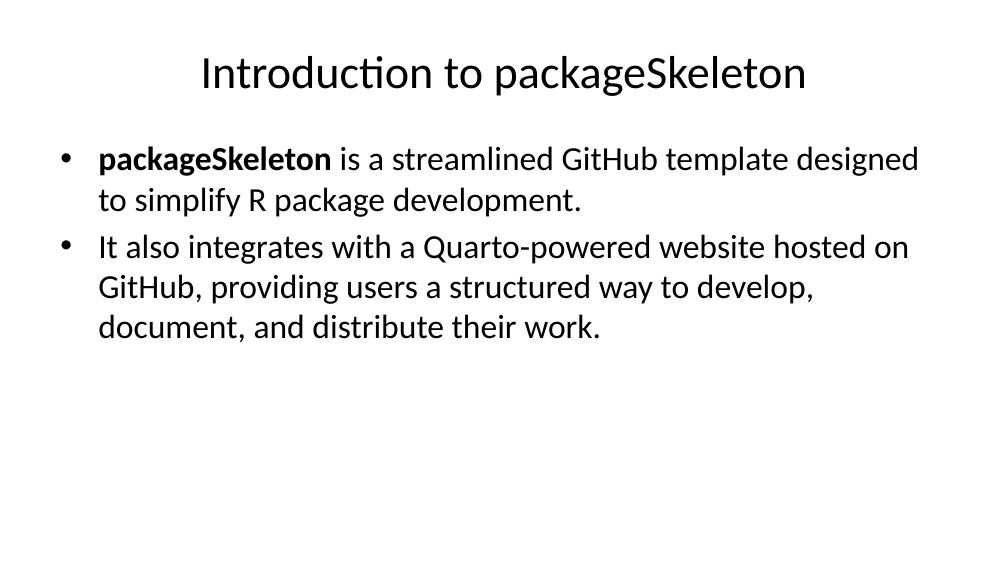
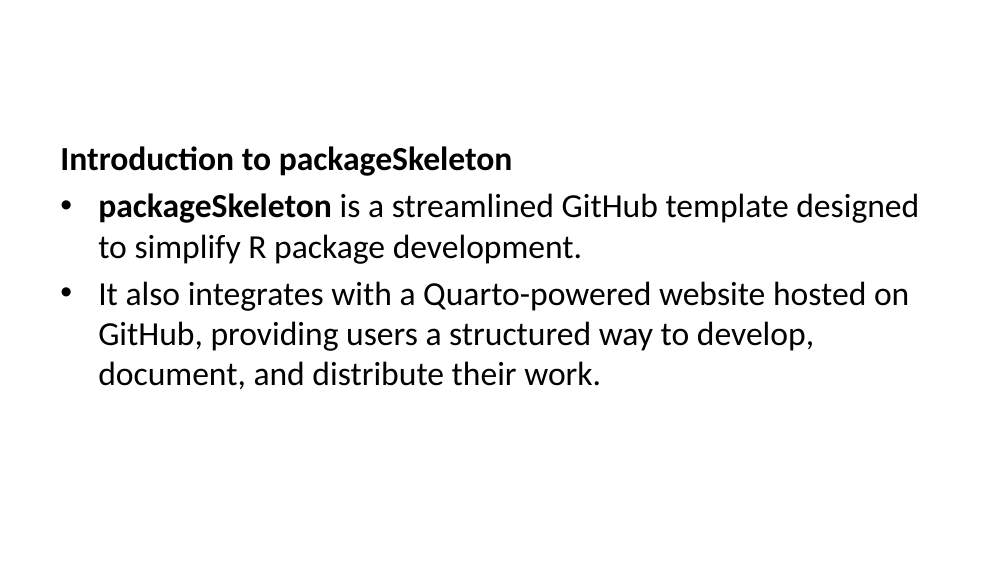
Before and after one commit to dbetebenner/packageSkeleton, a slide deck: slide 6 of quarto_website/content/presentations/packageSkeleton_Presentation.pptx (slide 3 before the commit). Drawn at 1008x567 pixels with LibreOffice and Linux fonts; fonts in the diff are those of the drawing. Boxes give left, top, right and bottom in pixels: in the first picture for what was removed or moved away, otherwise in the second. Text is boxed around its words. In the diff, an @@ line names an element or a change of style, - is before the commit and + after.

Commit message:
Updating presentation

```diff
--- a/quarto_website/content/presentations/packageSkeleton_Presentation.pptx
+++ b/quarto_website/content/presentations/packageSkeleton_Presentation.pptx
@@ title removed at (x1=201, y1=56, x2=807, y2=96) @@
-Introduction to packageSkeleton
@@ text at (x1=60, y1=146, x2=513, y2=176): paragraph added @@
+Introduction to packageSkeleton
```
Also in this commit, not shown: 10 other slides changed, 6 slides added, 1 slide removed, 36 other files.
